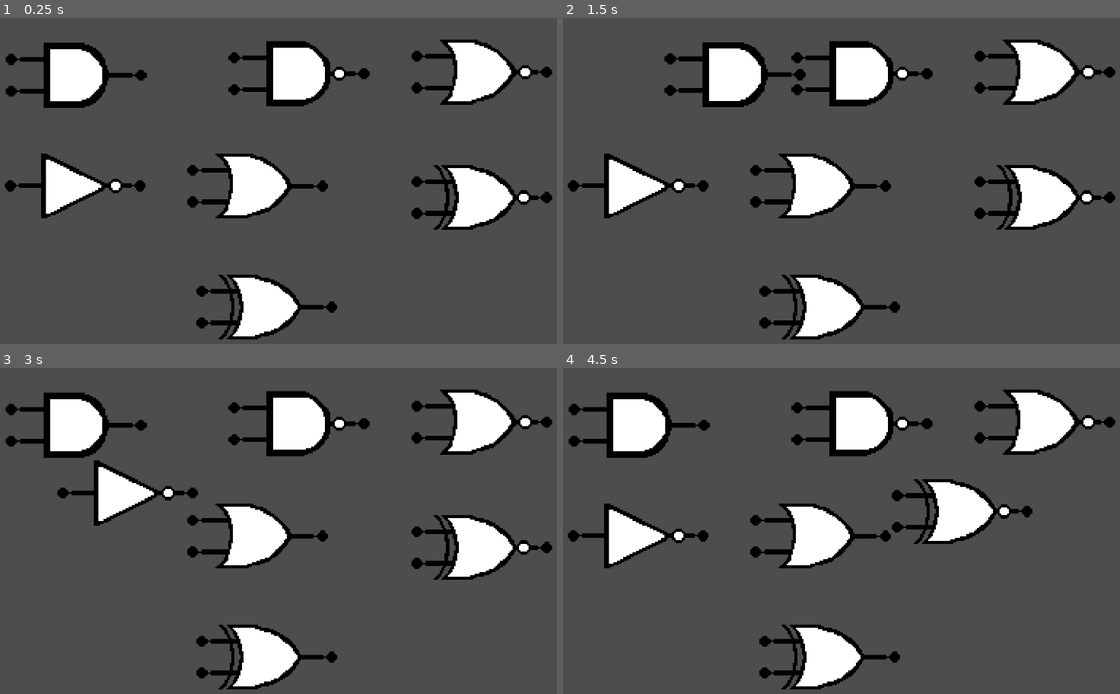
Above: before the commit, frames 1-4 (two rows, left to right).
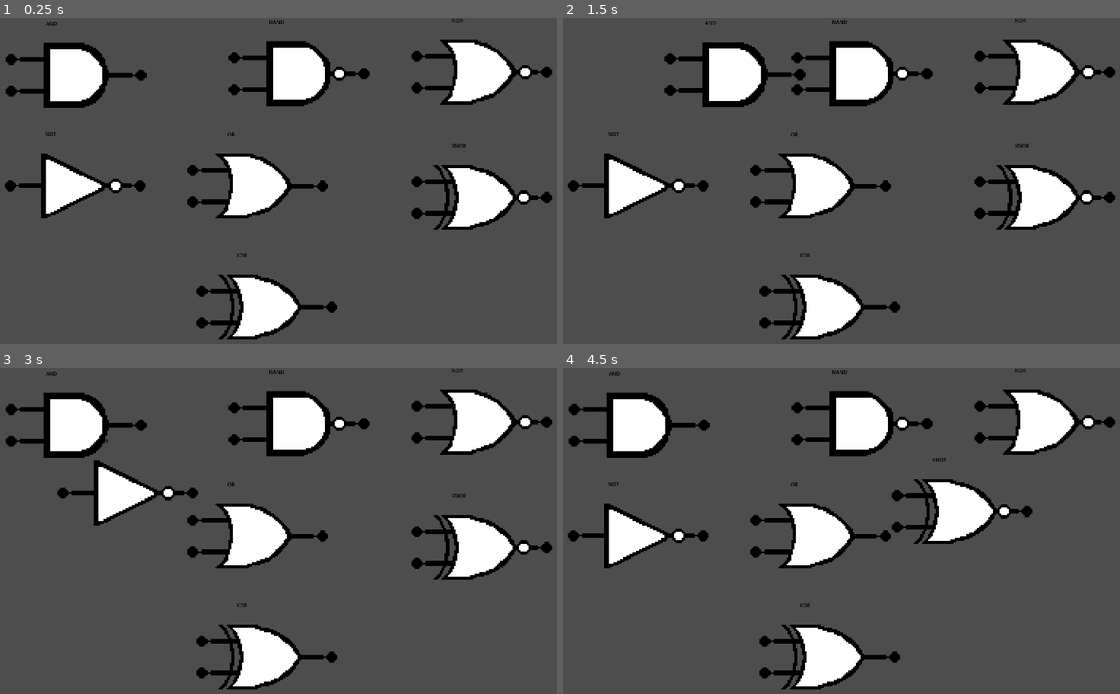
Above: after the commit, the same moments.

Repository: LucasFResende/Jogo-Circuitos-Digitais
Game: Godot game, scene res://teste/teste_ligar_portas.tscn
Same seed, same stepped clock (60 frames per second), same inputs: the game is played once before the commit and once after it. This scene is started directly instead of the project's main scene.
Inputs (mouse positions are in pixels of both pictures, inside the frame that each line leads up to):
- Up to frame 1 (0.25 s): no input
- Up to frame 2 (1.5 s): tap Enter at 0.5 s; drag from (863, 73) to (702, 76) at 0.52 s; drag from (640, 76) to (925, 73) at 1.27 s
- Up to frame 3 (3 s): move the mouse to (484, 423) at 2.02 s; tap Middle mouse button (btn_meio) at 2.1 s; click (484, 423) at 2.17 s; tap Space at 2.75 s; drag from (77, 534) to (233, 407) at 2.77 s
- Up to frame 4 (4.5 s): drag from (819, 537) to (796, 439) at 3.52 s; drag from (1042, 547) to (796, 439) at 4.27 s

The runs differ from the first frame. In frame 1, less than 0.1% of the frame differs, in the area x 8-84%, y 0-74%; in frame 2, less than 0.1%; in frame 3, less than 0.1%; in frame 4, less than 0.1%.
Error in both runs: Cannot call method 'get_child' on a null value. (res://scripts/porta_logica.gd:17)

Commit message:
Adição de nomes nas portas, alteração no editor de circuitos com missões ativas, adição de nomes de variaveis nos inputs e outputs

Diff:
--- a/cenarios/editor_cenario.tscn
+++ b/cenarios/editor_cenario.tscn
@@ -9,12 +9,10 @@
 [ext_resource type="Texture2D" uid="uid://cibnqtuc4dgq8" path="res://addons/cenario/seta.png" id="5_tl5uj"]
 [ext_resource type="PackedScene" uid="uid://cgdlbfcdpeni2" path="res://objetos/porta_nand.tscn" id="6_miamp"]
 [ext_resource type="PackedScene" uid="uid://dqqn0f37jrurl" path="res://objetos/porta_nor.tscn" id="7_pfohb"]
-[ext_resource type="PackedScene" uid="uid://cfks82n2ykoe6" path="res://objetos/receptor_sinal.tscn" id="7_rc6gm"]
 [ext_resource type="PackedScene" uid="uid://chbvjwgwihu33" path="res://objetos/porta_not.tscn" id="8_v0pkc"]
 [ext_resource type="PackedScene" uid="uid://dojaf0u8vki8r" path="res://objetos/porta_or.tscn" id="9_l38a8"]
 [ext_resource type="PackedScene" uid="uid://balvo76xl87jm" path="res://objetos/porta_xnor.tscn" id="10_613l6"]
 [ext_resource type="PackedScene" uid="uid://bmasn50rrds44" path="res://objetos/porta_xor.tscn" id="11_648rf"]
-[ext_resource type="PackedScene" uid="uid://dn60c7wb5sjen" path="res://objetos/fonte_sinal.tscn" id="11_rc6gm"]
 [ext_resource type="Texture2D" uid="uid://cs6ku6til6r8w" path="res://addons/cenario/lixeira1.png" id="15_l38a8"]
 [ext_resource type="Script" uid="uid://cvefu0g5ojl0t" path="res://scripts/lixeira.gd" id="16_613l6"]
 [ext_resource type="Texture2D" uid="uid://b2olvjji2h5hw" path="res://addons/cenario/confirmar_hover.png" id="18_kkdjs"]
@@ -172,7 +170,7 @@
 theme_override_constants/separation = 140
 alignment = 1
 script = ExtResource("5_miamp")
-lista = Array[PackedScene]([ExtResource("11_rc6gm"), ExtResource("5_rc6gm"), ExtResource("6_miamp"), ExtResource("7_pfohb"), ExtResource("8_v0pkc"), ExtResource("9_l38a8"), ExtResource("10_613l6"), ExtResource("11_648rf"), ExtResource("7_rc6gm")])
+lista = Array[PackedScene]([ExtResource("5_rc6gm"), ExtResource("6_miamp"), ExtResource("7_pfohb"), ExtResource("8_v0pkc"), ExtResource("9_l38a8"), ExtResource("10_613l6"), ExtResource("11_648rf")])
 lista_nos = [NodePath("Control"), NodePath("Control2"), NodePath("Control3"), NodePath("Control4"), NodePath("Control5"), NodePath("Control6"), NodePath("Control7")]
 
 [node name="Control" type="Control" parent="Camera2D/UI/HBoxContainer" unique_id=476676322]
--- a/objetos/fonte_sinal.tscn
+++ b/objetos/fonte_sinal.tscn
@@ -4,6 +4,7 @@
 [ext_resource type="Script" uid="uid://dhvd5sbnkf046" path="res://scripts/fonte_sinal.gd" id="2_4o7b4"]
 [ext_resource type="Script" uid="uid://cf4yuhndq8e5r" path="res://scripts/saida.gd" id="3_4o7b4"]
 [ext_resource type="Script" uid="uid://bcdos2akgrs6b" path="res://scripts/butao_ligar_desligar.gd" id="4_qkl8o"]
+[ext_resource type="Script" uid="uid://o4wedqo7378d" path="res://scripts/adaptar_label.gd" id="5_tds8t"]
 
 [sub_resource type="CircleShape2D" id="CircleShape2D_f1574"]
 radius = 3.535534
@@ -14,12 +15,11 @@
 [sub_resource type="RectangleShape2D" id="RectangleShape2D_ie5d1"]
 size = Vector2(20, 18)
 
-[node name="FonteSinal" type="Sprite2D" unique_id=766838194 node_paths=PackedStringArray("ligar")]
+[node name="FonteSinal" type="Sprite2D" unique_id=766838194]
 scale = Vector2(1.4, 1.4)
 texture = ExtResource("1_wa0ky")
 flip_h = true
 script = ExtResource("2_4o7b4")
-ligar = [NodePath("Saida"), NodePath("ButaoLigarDesligar")]
 
 [node name="SaidaLigacao" type="Node2D" parent="." unique_id=625803256]
 unique_name_in_owner = true
@@ -49,6 +49,28 @@
 [node name="CollisionShape2D" type="CollisionShape2D" parent="ButaoLigarDesligar" unique_id=2003366656]
 shape = SubResource("RectangleShape2D_ie5d1")
 
+[node name="Variavel" type="Label" parent="." unique_id=1558944540]
+unique_name_in_owner = true
+visible = false
+offset_left = -66.428566
+offset_top = -13.571427
+offset_right = -54.999996
+offset_bottom = 9.428573
+scale = Vector2(0.714, 0.714)
+text = "A"
+uppercase = true
+script = ExtResource("5_tds8t")
+
+[node name="Nome" type="Label" parent="." unique_id=2070593266]
+unique_name_in_owner = true
+offset_left = -22.857141
+offset_top = -45.714294
+offset_right = 22.142859
+offset_bottom = -22.714294
+theme_override_colors/font_color = Color(0, 0, 0, 1)
+text = "Fonte"
+script = ExtResource("5_tds8t")
+
 [connection signal="input_event" from="Saida" to="Saida" method="_on_input_event"]
 [connection signal="mouse_entered" from="Saida" to="Saida" method="_on_mouse_entered"]
 [connection signal="mouse_exited" from="Saida" to="Saida" method="_on_mouse_exited"]
--- a/objetos/porta_and.tscn
+++ b/objetos/porta_and.tscn
@@ -4,6 +4,7 @@
 [ext_resource type="Script" uid="uid://cf4yuhndq8e5r" path="res://scripts/saida.gd" id="2_42eg7"]
 [ext_resource type="Script" uid="uid://coxswnge7c5uq" path="res://scripts/porta_and.gd" id="2_teanx"]
 [ext_resource type="Script" uid="uid://cyg3iye50vir6" path="res://scripts/entrada.gd" id="4_teanx"]
+[ext_resource type="Script" uid="uid://o4wedqo7378d" path="res://scripts/adaptar_label.gd" id="5_xl6u4"]
 
 [sub_resource type="CircleShape2D" id="CircleShape2D_teanx"]
 radius = 4.0
@@ -57,6 +58,16 @@
 [node name="CollisionShape2D" type="CollisionShape2D" parent="ArrastarArea" unique_id=48656165]
 shape = SubResource("RectangleShape2D_f1574")
 
+[node name="Nome" type="Label" parent="." unique_id=133041819]
+unique_name_in_owner = true
+offset_left = -19.0
+offset_top = -35.0
+offset_right = 21.0
+offset_bottom = -12.0
+theme_override_colors/font_color = Color(0, 0, 0, 1)
+text = "AND"
+script = ExtResource("5_xl6u4")
+
 [connection signal="input_event" from="Saida" to="Saida" method="_on_input_event"]
 [connection signal="mouse_entered" from="Saida" to="Saida" method="_on_mouse_entered"]
 [connection signal="mouse_exited" from="Saida" to="Saida" method="_on_mouse_exited"]
--- a/objetos/porta_nand.tscn
+++ b/objetos/porta_nand.tscn
@@ -4,6 +4,7 @@
 [ext_resource type="Script" uid="uid://cqxiqdac4um2i" path="res://scripts/porta_nand.gd" id="2_e8mnd"]
 [ext_resource type="Script" uid="uid://cf4yuhndq8e5r" path="res://scripts/saida.gd" id="3_e8mnd"]
 [ext_resource type="Script" uid="uid://cyg3iye50vir6" path="res://scripts/entrada.gd" id="4_e8mnd"]
+[ext_resource type="Script" uid="uid://o4wedqo7378d" path="res://scripts/adaptar_label.gd" id="5_2hnwf"]
 
 [sub_resource type="CircleShape2D" id="CircleShape2D_ssvex"]
 radius = 4.0
@@ -57,6 +58,16 @@
 [node name="CollisionShape2D" type="CollisionShape2D" parent="ArrastarArea" unique_id=1668897798]
 shape = SubResource("RectangleShape2D_f1574")
 
+[node name="Nome" type="Label" parent="." unique_id=1345564723]
+unique_name_in_owner = true
+offset_left = -19.0
+offset_top = -35.0
+offset_right = 29.0
+offset_bottom = -12.0
+theme_override_colors/font_color = Color(0, 0, 0, 1)
+text = "NAND"
+script = ExtResource("5_2hnwf")
+
 [connection signal="input_event" from="Saida" to="Saida" method="_on_input_event"]
 [connection signal="mouse_entered" from="Saida" to="Saida" method="_on_mouse_entered"]
 [connection signal="mouse_exited" from="Saida" to="Saida" method="_on_mouse_exited"]
--- a/objetos/porta_nor.tscn
+++ b/objetos/porta_nor.tscn
@@ -4,6 +4,7 @@
 [ext_resource type="Script" uid="uid://dlwwe0g4qylly" path="res://scripts/porta_nor.gd" id="2_yqnv8"]
 [ext_resource type="Script" uid="uid://cyg3iye50vir6" path="res://scripts/entrada.gd" id="3_32kd5"]
 [ext_resource type="Script" uid="uid://cf4yuhndq8e5r" path="res://scripts/saida.gd" id="3_yqnv8"]
+[ext_resource type="Script" uid="uid://o4wedqo7378d" path="res://scripts/adaptar_label.gd" id="5_32kd5"]
 
 [sub_resource type="CircleShape2D" id="CircleShape2D_kri5b"]
 radius = 4.0
@@ -52,6 +53,16 @@
 position = Vector2(2, 0)
 shape = SubResource("RectangleShape2D_f1574")
 
+[node name="Nome" type="Label" parent="." unique_id=252328857]
+unique_name_in_owner = true
+offset_left = -19.0
+offset_top = -35.0
+offset_right = 21.0
+offset_bottom = -12.0
+theme_override_colors/font_color = Color(0, 0, 0, 1)
+text = "NOR"
+script = ExtResource("5_32kd5")
+
 [connection signal="input_event" from="Saida" to="Saida" method="_on_input_event"]
 [connection signal="mouse_entered" from="Saida" to="Saida" method="_on_mouse_entered"]
 [connection signal="mouse_exited" from="Saida" to="Saida" method="_on_mouse_exited"]
--- a/objetos/porta_not.tscn
+++ b/objetos/porta_not.tscn
@@ -4,6 +4,7 @@
 [ext_resource type="Script" uid="uid://rats2iymkmc8" path="res://scripts/porta_not.gd" id="2_o2ckj"]
 [ext_resource type="Script" uid="uid://cyg3iye50vir6" path="res://scripts/entrada.gd" id="3_boejh"]
 [ext_resource type="Script" uid="uid://cf4yuhndq8e5r" path="res://scripts/saida.gd" id="3_o2ckj"]
+[ext_resource type="Script" uid="uid://o4wedqo7378d" path="res://scripts/adaptar_label.gd" id="5_boejh"]
 
 [sub_resource type="CircleShape2D" id="CircleShape2D_iyca6"]
 radius = 4.0
@@ -47,6 +48,16 @@
 position = Vector2(1, 0)
 shape = SubResource("RectangleShape2D_f1574")
 
+[node name="Nome" type="Label" parent="." unique_id=577417725]
+unique_name_in_owner = true
+offset_left = -19.0
+offset_top = -35.0
+offset_right = 21.0
+offset_bottom = -12.0
+theme_override_colors/font_color = Color(0, 0, 0, 1)
+text = "NOT"
+script = ExtResource("5_boejh")
+
 [connection signal="input_event" from="Saida" to="Saida" method="_on_input_event"]
 [connection signal="mouse_entered" from="Saida" to="Saida" method="_on_mouse_entered"]
 [connection signal="mouse_exited" from="Saida" to="Saida" method="_on_mouse_exited"]
--- a/objetos/porta_or.tscn
+++ b/objetos/porta_or.tscn
@@ -4,6 +4,7 @@
 [ext_resource type="Script" uid="uid://cm8nue6x3ra2v" path="res://scripts/porta_or.gd" id="2_ykh8f"]
 [ext_resource type="Script" uid="uid://cyg3iye50vir6" path="res://scripts/entrada.gd" id="3_3fld5"]
 [ext_resource type="Script" uid="uid://cf4yuhndq8e5r" path="res://scripts/saida.gd" id="3_ykh8f"]
+[ext_resource type="Script" uid="uid://o4wedqo7378d" path="res://scripts/adaptar_label.gd" id="5_3fld5"]
 
 [sub_resource type="CircleShape2D" id="CircleShape2D_kri5b"]
 radius = 4.0
@@ -51,6 +52,16 @@
 [node name="CollisionShape2D" type="CollisionShape2D" parent="ArrastarArea" unique_id=1224765122]
 shape = SubResource("RectangleShape2D_f1574")
 
+[node name="Nome" type="Label" parent="." unique_id=1074621440]
+unique_name_in_owner = true
+offset_left = -19.0
+offset_top = -35.0
+offset_right = 21.0
+offset_bottom = -12.0
+theme_override_colors/font_color = Color(0, 0, 0, 1)
+text = "OR"
+script = ExtResource("5_3fld5")
+
 [connection signal="input_event" from="Saida" to="Saida" method="_on_input_event"]
 [connection signal="mouse_entered" from="Saida" to="Saida" method="_on_mouse_entered"]
 [connection signal="mouse_exited" from="Saida" to="Saida" method="_on_mouse_exited"]
--- a/objetos/porta_xnor.tscn
+++ b/objetos/porta_xnor.tscn
@@ -4,6 +4,7 @@
 [ext_resource type="Script" uid="uid://ggw4hsldpknf" path="res://scripts/porta_xnor.gd" id="2_v4lp0"]
 [ext_resource type="Script" uid="uid://cyg3iye50vir6" path="res://scripts/entrada.gd" id="3_ms8hi"]
 [ext_resource type="Script" uid="uid://cf4yuhndq8e5r" path="res://scripts/saida.gd" id="3_v4lp0"]
+[ext_resource type="Script" uid="uid://o4wedqo7378d" path="res://scripts/adaptar_label.gd" id="5_ms8hi"]
 
 [sub_resource type="CircleShape2D" id="CircleShape2D_kri5b"]
 radius = 4.0
@@ -51,6 +52,16 @@
 [node name="CollisionShape2D" type="CollisionShape2D" parent="ArrastarArea" unique_id=2095521760]
 shape = SubResource("RectangleShape2D_f1574")
 
+[node name="Nome" type="Label" parent="." unique_id=1491710393]
+unique_name_in_owner = true
+offset_left = -19.0
+offset_top = -35.0
+offset_right = 27.0
+offset_bottom = -12.0
+theme_override_colors/font_color = Color(0, 0, 0, 1)
+text = "XNOR"
+script = ExtResource("5_ms8hi")
+
 [connection signal="input_event" from="Saida" to="Saida" method="_on_input_event"]
 [connection signal="mouse_entered" from="Saida" to="Saida" method="_on_mouse_entered"]
 [connection signal="mouse_exited" from="Saida" to="Saida" method="_on_mouse_exited"]
--- a/objetos/porta_xor.tscn
+++ b/objetos/porta_xor.tscn
@@ -4,6 +4,7 @@
 [ext_resource type="Script" uid="uid://bjjhffb2vk3j7" path="res://scripts/porta_xor.gd" id="2_km1xd"]
 [ext_resource type="Script" uid="uid://cf4yuhndq8e5r" path="res://scripts/saida.gd" id="3_km1xd"]
 [ext_resource type="Script" uid="uid://cyg3iye50vir6" path="res://scripts/entrada.gd" id="3_sxclp"]
+[ext_resource type="Script" uid="uid://o4wedqo7378d" path="res://scripts/adaptar_label.gd" id="5_sxclp"]
 
 [sub_resource type="CircleShape2D" id="CircleShape2D_kri5b"]
 radius = 4.0
@@ -51,6 +52,16 @@
 [node name="CollisionShape2D" type="CollisionShape2D" parent="ArrastarArea" unique_id=300878731]
 shape = SubResource("RectangleShape2D_f1574")
 
+[node name="Nome" type="Label" parent="." unique_id=2081921373]
+unique_name_in_owner = true
+offset_left = -19.0
+offset_top = -35.0
+offset_right = 21.0
+offset_bottom = -12.0
+theme_override_colors/font_color = Color(0, 0, 0, 1)
+text = "XOR"
+script = ExtResource("5_sxclp")
+
 [connection signal="input_event" from="Saida" to="Saida" method="_on_input_event"]
 [connection signal="mouse_entered" from="Saida" to="Saida" method="_on_mouse_entered"]
 [connection signal="mouse_exited" from="Saida" to="Saida" method="_on_mouse_exited"]
--- a/objetos/receptor_sinal.tscn
+++ b/objetos/receptor_sinal.tscn
@@ -3,6 +3,7 @@
 [ext_resource type="Texture2D" uid="uid://d2ybhugsefn1q" path="res://addons/portas_logicas/receptor_sinal1.png" id="1_2c27v"]
 [ext_resource type="Script" uid="uid://cry5i0favdibq" path="res://scripts/receptor_sinal.gd" id="2_bd05w"]
 [ext_resource type="Script" uid="uid://cyg3iye50vir6" path="res://scripts/entrada.gd" id="2_t3odr"]
+[ext_resource type="Script" uid="uid://o4wedqo7378d" path="res://scripts/adaptar_label.gd" id="4_skohk"]
 
 [sub_resource type="CircleShape2D" id="CircleShape2D_f1574"]
 radius = 3.0
@@ -33,6 +34,27 @@
 position = Vector2(-3.5, -0.5)
 shape = SubResource("RectangleShape2D_f1574")
 
+[node name="Variavel" type="Label" parent="." unique_id=1748796036]
+unique_name_in_owner = true
+visible = false
+offset_left = 30.666666
+offset_top = -8.666668
+offset_right = 54.00934
+offset_bottom = 14.333332
+scale = Vector2(0.714, 0.714)
+text = "X1"
+script = ExtResource("4_skohk")
+
+[node name="Nome" type="Label" parent="." unique_id=1355457599]
+unique_name_in_owner = true
+offset_left = -13.0
+offset_top = -44.0
+offset_right = 57.0
+offset_bottom = -21.0
+theme_override_colors/font_color = Color(0, 0, 0, 1)
+text = "Receptor"
+script = ExtResource("4_skohk")
+
 [connection signal="input_event" from="Entrada" to="Entrada" method="_on_input_event"]
 [connection signal="mouse_entered" from="Entrada" to="Entrada" method="_on_mouse_entered"]
 [connection signal="mouse_exited" from="Entrada" to="Entrada" method="_on_mouse_exited"]
--- /dev/null
+++ b/scripts/adaptar_label.gd
@@ -0,0 +1,5 @@
+extends Label
+
+# Called every frame. 'delta' is the elapsed time since the previous frame.
+func _process(delta: float) -> void:
+	scale = Vector2.ONE / get_parent().scale
--- a/scripts/circuito.gd
+++ b/scripts/circuito.gd
@@ -10,6 +10,8 @@
 var resp_quantidade_entradas: int
 var resp_quantidade_saida: int
 var respostas_certas: Array
+const FONTE_SINAL = preload("res://objetos/fonte_sinal.tscn")
+const RECEPTOR_SINAL = preload("res://objetos/receptor_sinal.tscn")
 
 var possibilidades_entradas: Array = []
 var quantidade_entradas: int = 0
@@ -21,13 +23,19 @@
 
 func _ready() -> void:
 	if !Missoes.completo:
-		resp_quantidade_entradas = Missoes.entradas
-		resp_quantidade_saida = Missoes.saidas
+		if Missoes.entradas:
+			iniciar_entradas(Missoes.entradas)
+		if Missoes.saidas:
+			iniciar_saidas(Missoes.saidas)
 		respostas_certas = Missoes.resposta
 	else:
 		%ConfirmarButton.disabled = true
 		%ConfirmarButton.visible = false
 
+func _process(delta: float) -> void:
+	if resposta_certa:
+		await dialogo.confirmed
+		fechar.fechar_no()
 
 func _on_confirmar_button_pressed() -> void:
 	verificar_resposta()
@@ -123,7 +131,21 @@
 
 	return resultado
 
-func _process(delta: float) -> void:
-	if resposta_certa:
-		await dialogo.confirmed
-		fechar.fechar_no()
+func iniciar_entradas(quant_entradas: int) -> void:
+	var pos_ini: Vector2 = Vector2(140,100)
+	var x = 65
+	for i in range(quant_entradas):
+		var entrada:FonteSinal = FONTE_SINAL.instantiate()
+		entradas.add_child(entrada)
+		entrada.global_position = pos_ini+ Vector2(0,80)*i
+		entrada.pode_duplicar = false
+		entrada.set_nome(String.chr(x+i))
+
+func iniciar_saidas(quant_saidas: int) -> void:
+	var pos_ini:Vector2 = Vector2(1300,100)
+	for i in range(quant_saidas):
+		var saida:ReceptorSinal = RECEPTOR_SINAL.instantiate()
+		saidas.add_child(saida)
+		saida.global_position = pos_ini + Vector2(0,80)*i
+		saida.pode_duplicar = false
+		saida.adicionar()
--- a/scripts/fonte_sinal.gd
+++ b/scripts/fonte_sinal.gd
@@ -3,6 +3,7 @@
 
 @onready var sprite_ligado = load("res://addons/portas_logicas/fonte_sinal1.png")
 @onready var sprite_desligado = load("res://addons/portas_logicas/fonte_sinal2.png")
+@onready var variavel:Label = %Variavel
 @onready var saida: Saida = $Saida
 
 func mudar_saida() -> void:
@@ -24,3 +25,12 @@
 
 	for child in %SaidaLigacao.get_children():
 		child.atualizar()
+
+func set_variavel(texto:String) -> void:
+	variavel.text = texto
+	variavel.visible = true
+
+func adicionar() -> void:
+	var quantidade:int = get_parent().get_child_count()
+	set_variavel(String.chr(quantidade+64))
+	nome.set("theme_override_colors/font_color",Color.WHITE)
--- a/scripts/lista_portas.gd
+++ b/scripts/lista_portas.gd
@@ -4,7 +4,13 @@
 var offset:int = 0
 @export var lista_nos:Array[Control]
 
+@onready var fonte:PackedScene = load("res://objetos/fonte_sinal.tscn")
+@onready var receptor:PackedScene = load("res://objetos/receptor_sinal.tscn")
+
 func _ready() -> void:
+	if Missoes.completo:
+		var temp: Array[PackedScene] = [fonte, receptor]
+		lista = temp+lista
 	atualizar_lista_exibida()
 
 func atualizar_lista_exibida() -> void:
--- a/scripts/porta_logica.gd
+++ b/scripts/porta_logica.gd
@@ -17,6 +17,7 @@
 @onready var entradas:Control = circuito.get_child(0)
 @onready var saidas:Control = circuito.get_child(1)
 @onready var portas:Control = circuito.get_child(2)
+@onready var nome:Label = %Nome
 
 
 enum TIPO {ENTRADA, SAIDA, AND, NAND, NOR, NOT, OR, XNOR, XOR}
@@ -41,6 +42,7 @@
 					saidas.add_child(novo_no)
 				else:
 					portas.add_child(novo_no)
+				novo_no.adicionar()
 				novo_no.global_position = posicao_final
 				novo_no.pode_duplicar = false
 				novo_no.iniciar_no()
@@ -74,3 +76,6 @@
 func iniciar_no() -> void:
 	for area in ligar:
 		area.process_mode = Node.PROCESS_MODE_INHERIT
+
+func adicionar() -> void:
+	nome.set("theme_override_colors/font_color",Color.WHITE)
--- a/scripts/receptor_sinal.gd
+++ b/scripts/receptor_sinal.gd
@@ -1,7 +1,10 @@
+class_name ReceptorSinal
 extends PortaLogica
 
 @onready var ligado = load("res://addons/portas_logicas/receptor_sinal2.png")
 @onready var desligado = load("res://addons/portas_logicas/receptor_sinal1.png")
+@onready var variavel:Label = %Variavel
+
 
 
 func verificar_logica() -> void:
@@ -13,3 +16,12 @@
 	sinal = $Entrada.sinal
 
 	atualizando = false
+
+func set_variavel(texto:String) -> void:
+	variavel.text = texto
+	variavel.visible = true
+
+func adicionar() -> void:
+	var quantidade:int = get_parent().get_child_count()
+	set_variavel("X"+str(quantidade))
+	nome.set("theme_override_colors/font_color",Color.WHITE)
Not shown, added: scripts/adaptar_label.gd.uid
